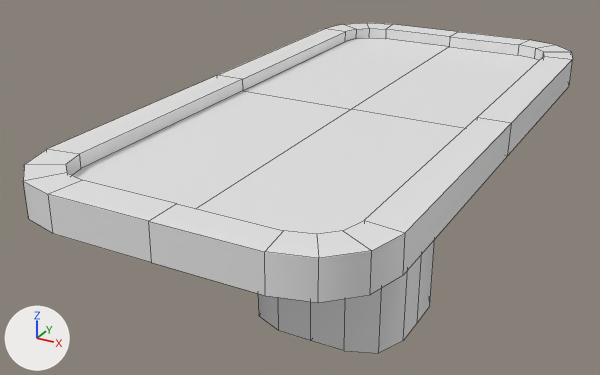
One commit to the FBX model Assets/Graphics/Models/table_morgue.fbx: the scene before it, then after it.
The view is the same before and after, from a 50 mm lens placed at (-3.95, -2.24, 1.52), pointed at (-5.15, -0.06, 0.42). The axes (+X, +Y, +Z) are drawn at lower left. The lights are the same throughout. The first picture is the older version. Mesh edges are drawn as thin lines. Where no turn or scale is listed for an object, it has been applied to the vertices.

Names of what the first picture shows: 'table morgue'.
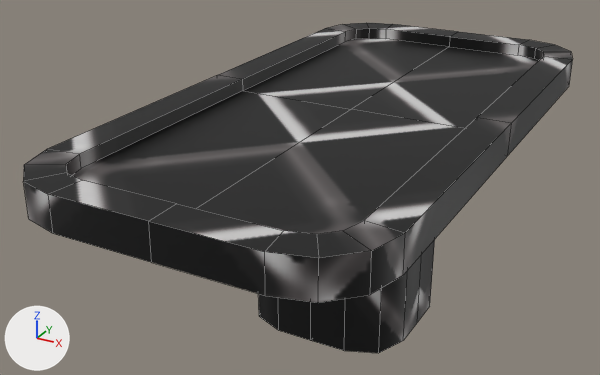
What differs and where, as boxes [x1, y1, x2, y2] in the pictures (600 x 375 px):
'table morgue', surface changed (white to black): [23, 23, 573, 353] in both

Edits to the bpy script that builds the scene:
```text
Add img_grid:
    img_grid = load_image('grid', '../Textures/grid.png', 237, 237, 'sRGB')
Change mat_main:
    remove mat_main.base_color = (0.8, 0.8, 0.8)  # white #e7e7e7
    add mat_main.texture = img_grid
```
